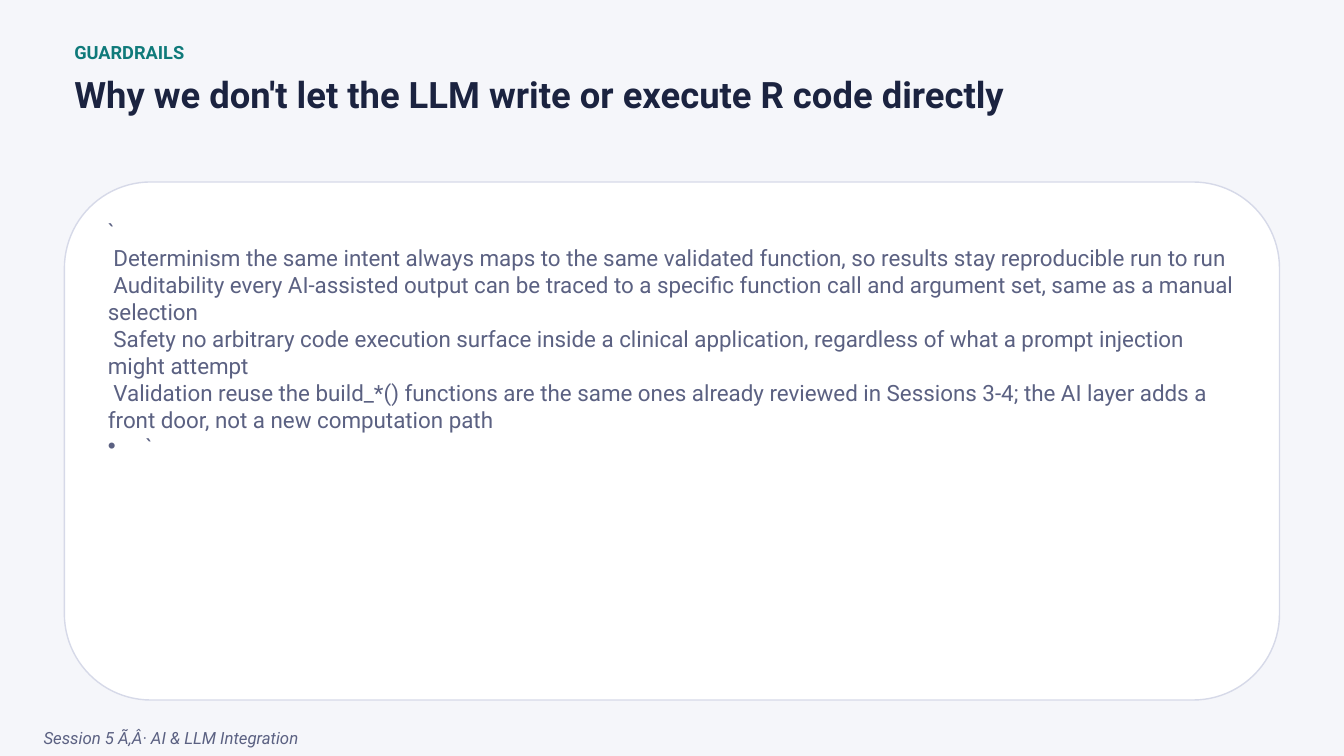
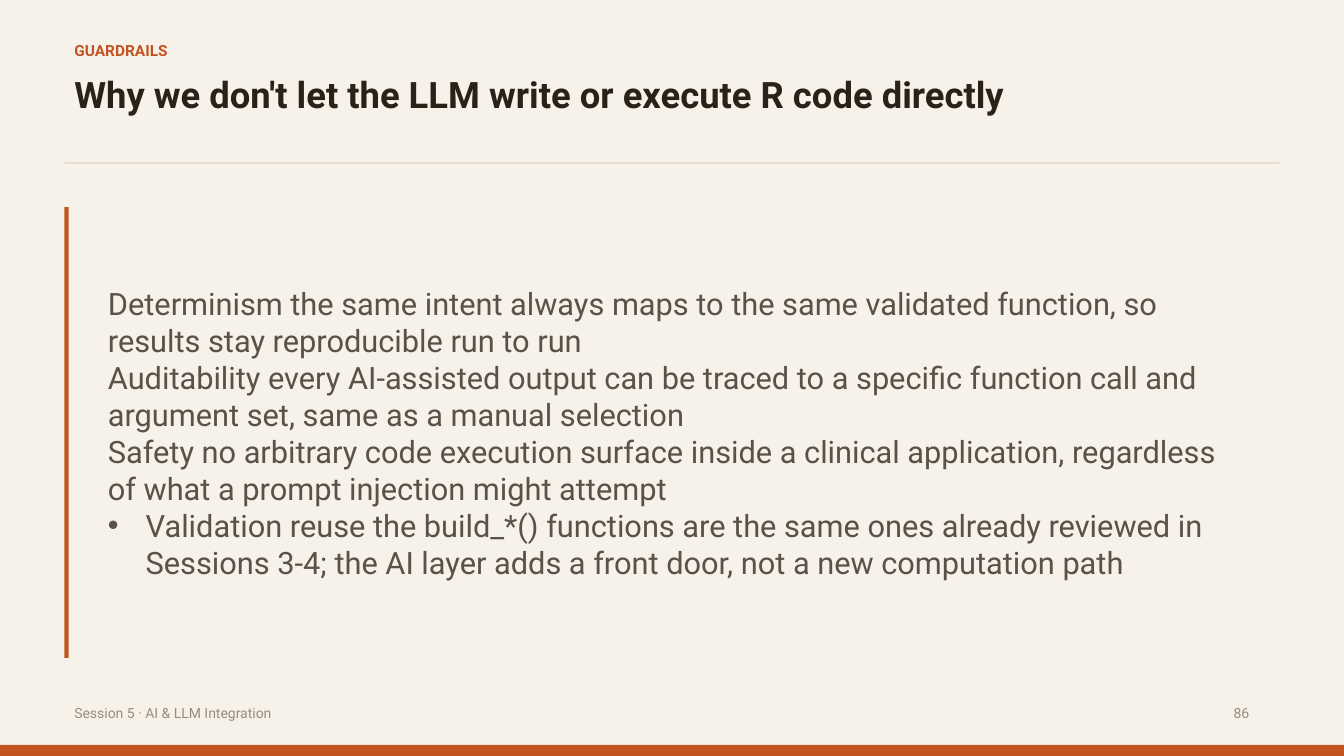
Before and after one commit to itsmdivakaran/IASCT-RShiny-Workshop, a slide deck: slide 85 of IASCT_Shiny_Workshop.pptx (slide 86 before the commit). Drawn at 1344x756 pixels with LibreOffice and Linux fonts; fonts in the diff are those of the drawing. Boxes give left, top, right and bottom in pixels: in the first picture for what was removed or moved away, otherwise in the second. Text is boxed around its words. In the diff, an @@ line names an element or a change of style, - is before the commit and + after.

```diff
--- a/IASCT_Shiny_Workshop.pptx
+++ b/IASCT_Shiny_Workshop.pptx
@@ background #F5F6FA to #F6F1E9 @@
@@ text "GUARDRAILS" at [74,45,167,56]: size 13 to 11 pt, text colour #0F7A7A to #C25422 @@
@@ text "Why we don't let the ..." at [74,80,1004,116]: text colour #1B2340 to #2A2118 @@
@@ rectangle added at [65,162,1280,163], fill #E0D5C3 @@
@@ rounded rectangle removed at [65,182,1280,701] @@
@@ rectangle added at [65,208,69,658], fill #C25422 @@
@@ text "Determinism the same intent always ..." at [108,291,1215,581]: vertical alignment top to middle @@
@@ text at [108,291,1215,581]: text changed; size 16 to 22 pt; text colour #5B6182 to #5A5248 @@
-• `
-  Determinism the same intent always maps to the same validated function, so results stay reproducible run to run
-  Auditability every AI-assisted output can be traced to a specific function call and argument set, same as a manual selection
-  Safety no arbitrary code execution surface inside a clinical application, regardless of what a prompt injection might attempt
-  Validation reuse the build_*() functions are the same ones already reviewed in Sessions 3-4; the AI layer adds a front door, not a new computation path
-  `
+• Determinism the same intent always maps to the same validated function, so results stay reproducible run to run
+  Auditability every AI-assisted output can be traced to a specific function call and argument set, same as a manual selection
+  Safety no arbitrary code execution surface inside a clinical application, regardless of what a prompt injection might attempt
+  Validation reuse the build_*() functions are the same ones already reviewed in Sessions 3-4; the AI layer adds a front door, not a new computation path
@@ text at [74,708,271,721]: text changed; size 12 to 10 pt; text colour #5B6182 to #9B8C79; italic off @@
-Session 5 Ã‚Â· AI & LLM Integration
+Session 5 · AI & LLM Integration
@@ text added at [1234,708,1250,718], 10 pt, text #9B8C79 @@
+86
@@ rectangle added at [0,745,1344,756], fill #C25422 @@
```
Also in this commit, not shown: 105 other slides changed, 2 slides removed.
